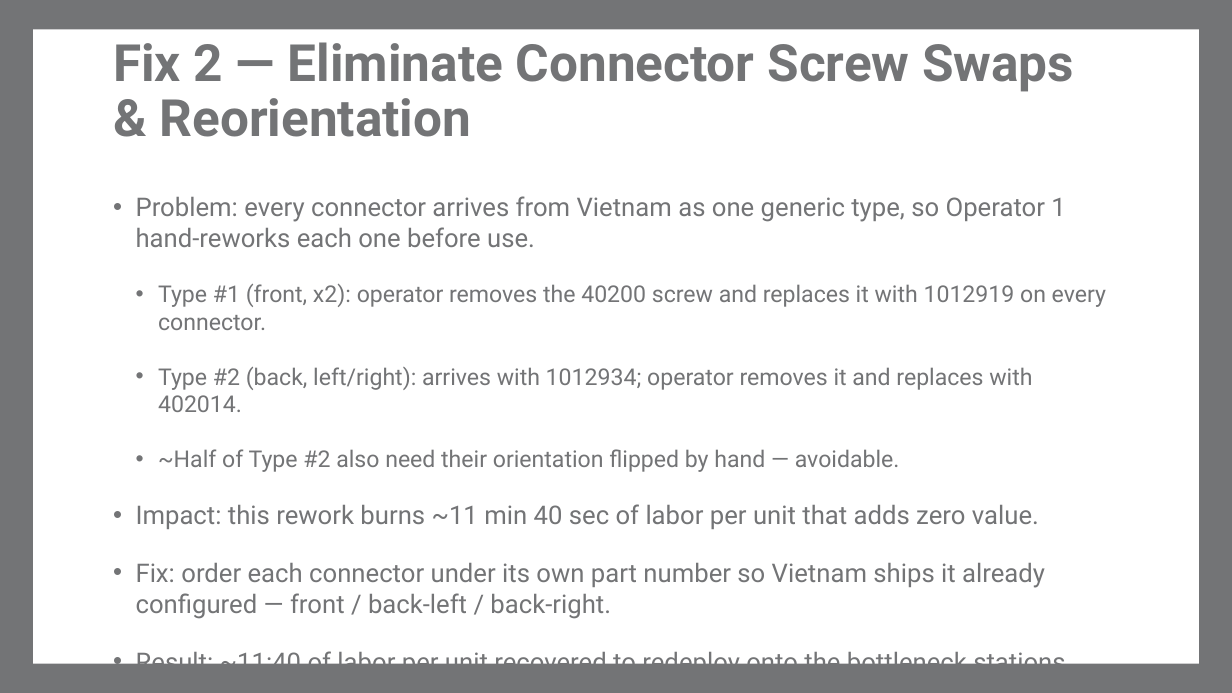
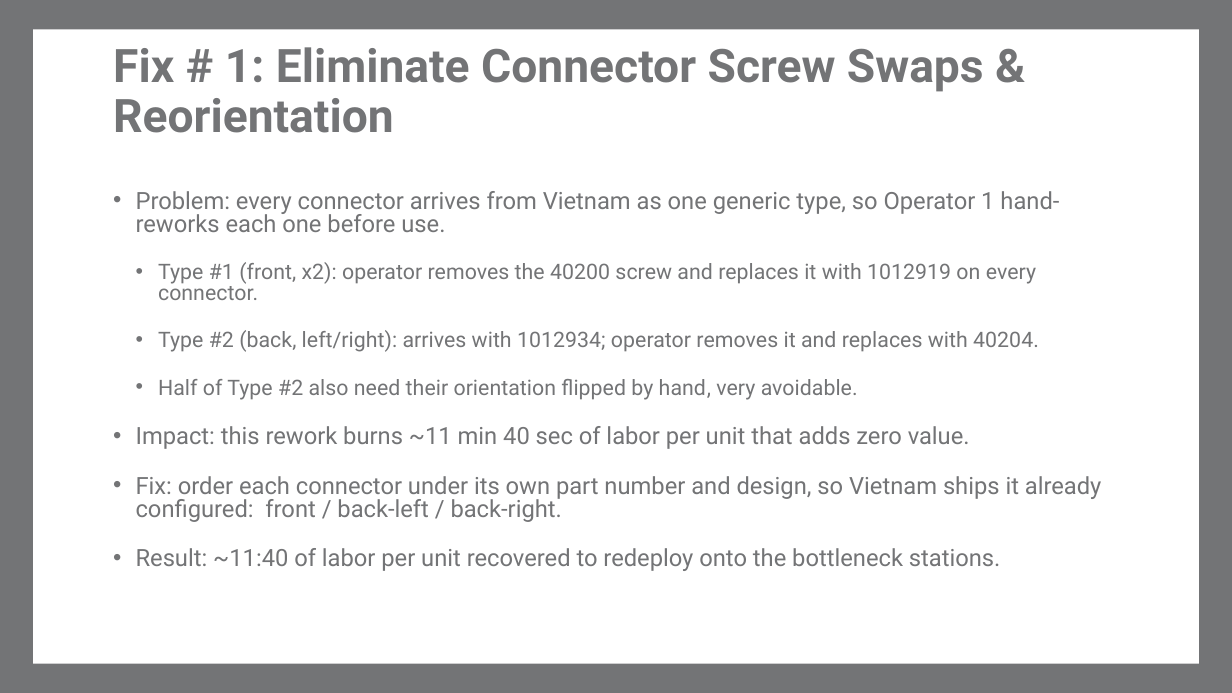
Before and after one commit to macokeefe/claude-code-system, a slide deck: slide 8 of standard-work/standalone/Meritage_Engineering_Improvements.pptx (slide 10 before the commit). Drawn at 1232x693 pixels with LibreOffice and Linux fonts; fonts in the diff are those of the drawing; background and template pictures are left out. Boxes give left, top, right and bottom in pixels: in the first picture for what was removed or moved away, otherwise in the second. Text is boxed around its words. In the diff, an @@ line names an element or a change of style, - is before the commit and + after.

```diff
--- a/standard-work/standalone/Meritage_Engineering_Improvements.pptx
+++ b/standard-work/standalone/Meritage_Engineering_Improvements.pptx
@@ title at bbox=[113, 47, 984, 133]: text changed; size 40 to 36 pt @@
-Fix 2 — Eliminate Connector Screw Swaps & Reorientation
+Fix # 1: Eliminate Connector Screw Swaps & Reorientation
@@ text at bbox=[136, 191, 1059, 571]: size 20 to 18.5 pt in "Problem: every connector arrives from Vietnam as ...", "Impact: this rework burns ~11 min 40 ...", "Result: ~11:40 of labor per unit recovered ..."; size 18 to 16.6 pt in "Type #1 (front, x2): operator removes the ..."; line spacing 1 to 0.8 @@
@@ text at bbox=[158, 330, 1039, 400]: text changed; size 18 to 16.6 pt @@
-  • Type #2 (back, left/right): arrives with 1012934; operator removes it and replaces with 402014.
-  • ~Half of Type #2 also need their orientation flipped by hand — avoidable.
+  • Type #2 (back, left/right): arrives with 1012934; operator removes it and replaces with 40204.
+  • Half of Type #2 also need their orientation flipped by hand, very avoidable.
@@ text at bbox=[136, 476, 1102, 522]: text changed; size 20 to 18.5 pt @@
-• Fix: order each connector under its own part number so Vietnam ships it already configured — front / back-left / back-right.
+• Fix: order each connector under its own part number and design, so Vietnam ships it already configured: front / back-left / back-right.
```
Also in this commit, not shown: 9 other slides changed, 2 slides added, 4 slides removed.
